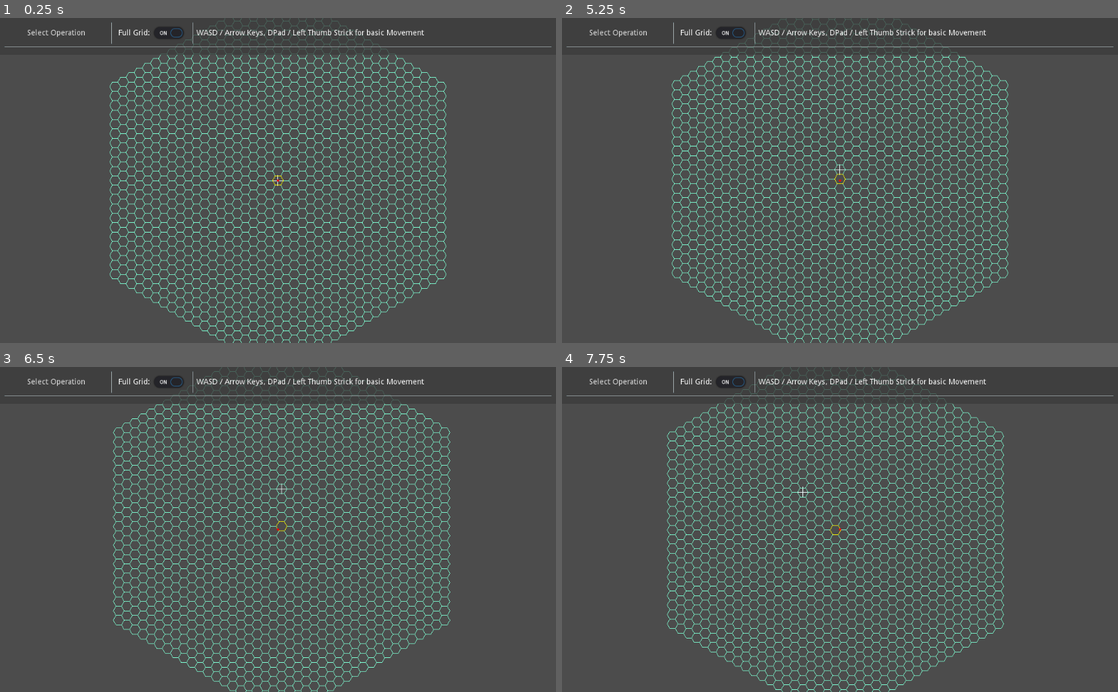
Above: before the commit, frames 1-4 (two rows, left to right).
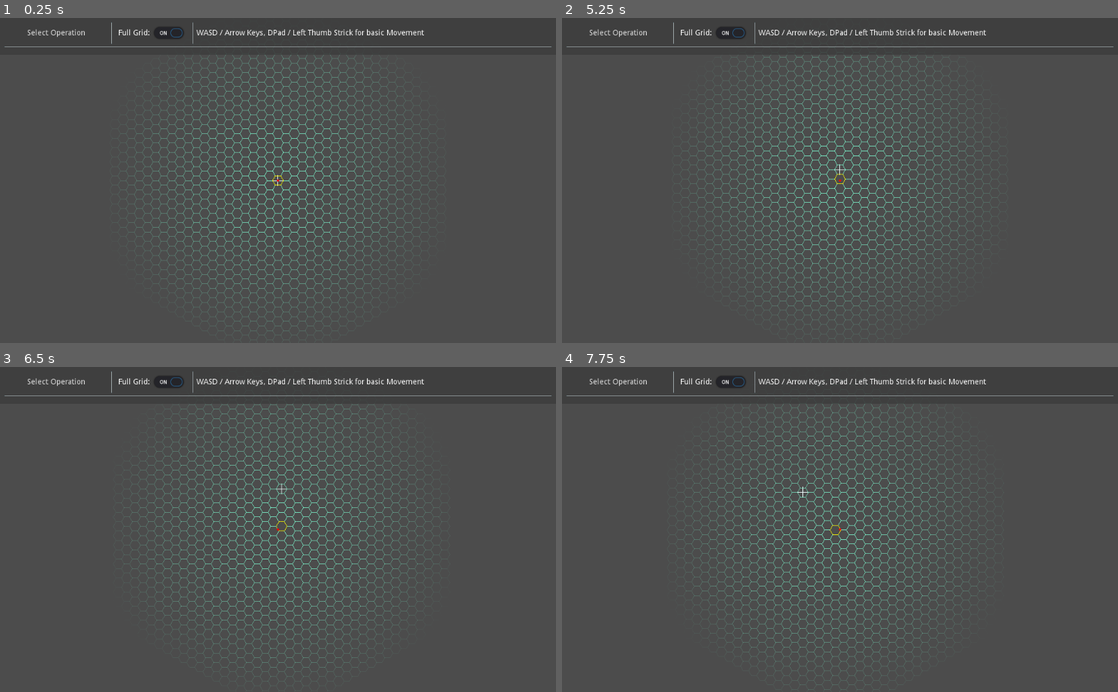
Above: after the commit, the same moments.

Repository: ObsidianBlk/HexGrid3Demo
Game: Godot game, scene res://Scenes/World.tscn
Two runs of this game, one before a commit and one after it. Both use one fixed random seed, a clock stepped at 60 frames per second and the inputs below.
Inputs (mouse positions are in pixels of both pictures, inside the frame that each line leads up to):
- Up to frame 1 (0.25 s): no input
- Up to frame 2 (5.25 s): click "Select Operation" at 0.5 s; click "Full Grid:" at 1.25 s; click "Select Operation" at 2 s; click "Full Grid:" at 2.75 s; click "Select Operation" at 3.5 s; click "Full Grid:" at 4.25 s; tap Enter at 5 s; move the mouse to (962, 164) at 5.02 s; hold S (camera_down) from 5.03 s (still down); click (962, 164) at 5.17 s
- Up to frame 3 (6.5 s): move the mouse to (166, 545) at 5.77 s; release S (camera_down) at 5.78 s; tap A (camera_left) at 5.85 s; click (166, 545) at 5.92 s
- Up to frame 4 (7.75 s): tap Space (interact) at 6.5 s; move the mouse to (895, 458) at 6.52 s; hold D (camera_right) 6.53-7.28 s; click (895, 458) at 6.67 s; move the mouse to (812, 594) at 7.27 s; tap W (camera_up) at 7.35 s; click (812, 594) at 7.42 s

The runs differ from the first frame. In frame 1, 8.0% of the frame differs, in the area x 19-81%, y 0-100%; in frame 2, 8.0%; in frame 3, 7.7%; in frame 4, 7.8%.

Commit message:
HexGrid alpha coloring re-enabled.

Diff:
--- a/Scripts/HexGrid.gd
+++ b/Scripts/HexGrid.gd
@@ -24,6 +24,11 @@
 	func add_owner(cell : HexCell) -> void:
 		if not cell.qrs in owners:
 			owners[cell.qrs] = cell
+
+	func dist_to_center() -> float:
+		var vmid : Vector2 = to - from
+		vmid = from + (vmid * 0.5)
+		return vmid.distance_to(Vector2.ZERO)
 
 # ------------------------------------------------------------------------------
 # Signals
@@ -330,13 +335,18 @@
 func _draw() -> void:
 	var offset = _grid_origin.to_point() * _cell_size
 	for e in _grid_data.edges:
-		var color : Color = _base_grid_color
-		var region_name : String = _GetEdgeDominantRegion(e)
-		if region_name != "":
-			color = _highlight_regions[region_name][HR_COLOR]
-			e.draw(self, offset, color)
-		elif _enable_base_grid:
-			e.draw(self, offset, color)
+		var alpha : float = 1.0
+		if _grid_color_edge_alpha < 1.0:
+			alpha = max(0.0, 1.0 - ((e.dist_to_center() / _cell_size) / (_base_grid_range * 1.7)))
+		if alpha > 0.0:
+			var color : Color = _base_grid_color
+			var region_name : String = _GetEdgeDominantRegion(e)
+			var process = _enable_base_grid or region_name != ""
+			if region_name != "":
+				color = _highlight_regions[region_name][HR_COLOR]
+			if process:
+				color.a = alpha
+				e.draw(self, offset, color)
 
 	if _enable_focus_dot:
 		var target = _target_camera.get_ref()
